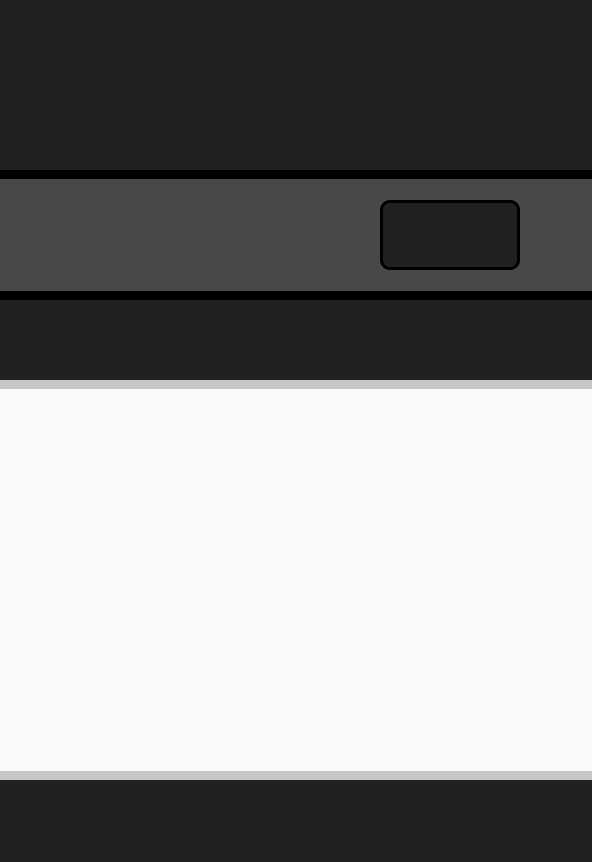
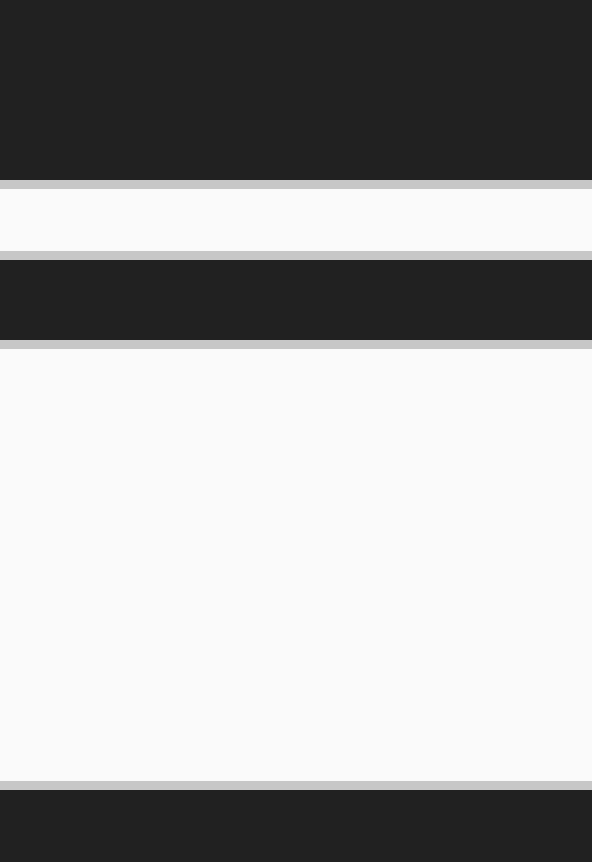
Layered file, before and after one edit (592x862). Changes by layer:
removed layer "Cost" over [380, 200, 520, 270]
painted on "Target" over [0, 170, 592, 300]
painted on "Text" over [0, 340, 592, 790]
